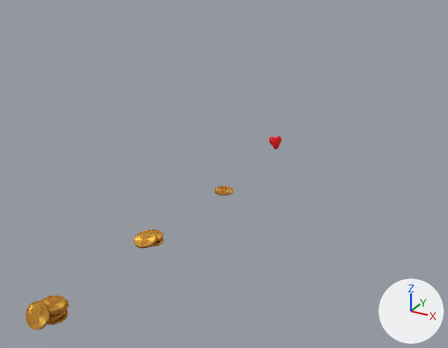
Before and after pictures for a commit that changed the Blender file src/img/Gold_01.blend.
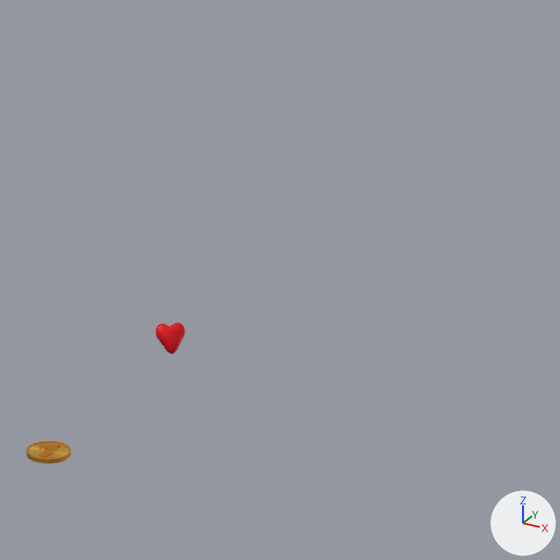
Each version appears first whole from a 50 mm lens placed at (22.0, -19.9, 21.1), pointed at (-5.6, 30.2, -4.0), and next in a close-up on the part from 45% to 98% of the width and 0% to 68% of the height. Lighting does not change. The marker at lower right points along +X, +Y and +Z. The close-ups show mesh edges as thin lines.

Objects in the first close-up: 'Coin.006', 'Sphere'.
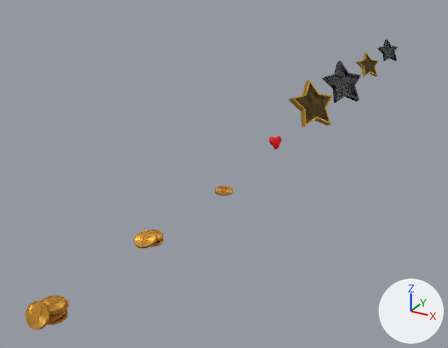
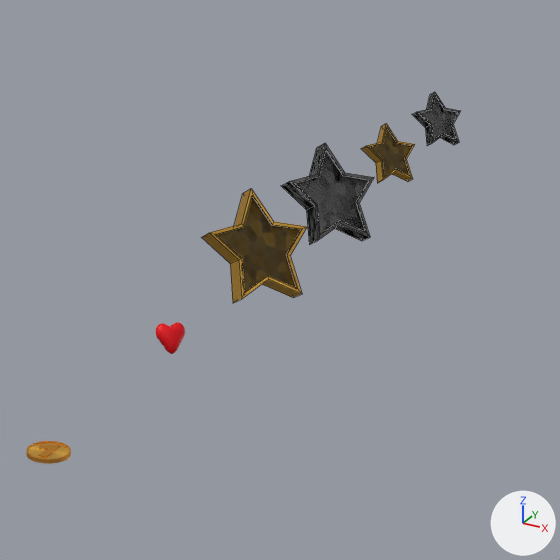
Commit message: add three stars to indicate victory

What differs and where, as boxes (x1, y1, x2, y2) in the close-ups (560 x 560 px):
'Cylinder', added: after (201, 189, 307, 303)
    faces in mat_star_win: (216, 197, 301, 293)
    faces in mat_gold_less_mirror: (201, 189, 307, 303)
'Cylinder.001', added: after (282, 143, 374, 245)
    faces in mat_star_lose: (282, 143, 374, 245)
'Cylinder.002', added: after (361, 124, 415, 183)
    faces in mat_star_win: (370, 129, 411, 177)
    faces in mat_gold_less_mirror: (361, 124, 415, 183)
'Cylinder.003', added: after (412, 92, 460, 146)
    faces in mat_star_lose: (412, 92, 460, 146)

Edits to the bpy script that builds the scene:
```text
Add mat_star_lose:
    mat_star_lose = bpy.data.materials.new('Star-Lose')
    # nodes: BsdfPrincipled, OutputMaterial, TexVoronoi
    # colours: grey #818181
Add mat_star_win:
    mat_star_win = bpy.data.materials.new('Star-Win')
    # nodes: BsdfPrincipled, OutputMaterial, TexVoronoi
    # colours: dark yellow #745c20
Add me_cylinder_006:
    me_cylinder_006.from_pydata(...)  # 40 vertices, 32 faces; spans x -1.81..1.81, y -1.91..1.54, z -0.25..0.25
    # faces by material slot: [31, 1]
    me_cylinder_006.materials.append(mat_star_lose)
    me_cylinder_006.materials.append(mat_star_lose)
Add me_cylinder_002:
    me_cylinder_002.from_pydata(...)  # 40 vertices, 32 faces; spans x -1.81..1.81, y -1.91..1.54, z -0.25..0.25
    # faces by material slot: [31, 1]
    me_cylinder_002.materials.append(mat_gold_less_mirror)
    me_cylinder_002.materials.append(mat_star_win)
Add me_cylinder_003:
    me_cylinder_003.from_pydata(...)  # 40 vertices, 32 faces; spans x -1.81..1.81, y -1.91..1.54, z -0.25..0.25
    # faces by material slot: [31, 1]
    me_cylinder_003.materials.append(mat_gold_less_mirror)
    me_cylinder_003.materials.append(mat_star_win)
Add ob_cylinder_003:
    ob_cylinder_003 = bpy.data.objects.new('Cylinder.003', me_cylinder_006)
    ob_cylinder_003.location = (-0.45, 70.45, 1.13)
    ob_cylinder_003.rotation_euler = (-0.35, -0.987, 2.991)  # degrees (-20, -57, 171)
    ob_cylinder_003.scale = (0.95, 0.95, 0.95)
Add ob_cylinder_002:
    ob_cylinder_002 = bpy.data.objects.new('Cylinder.002', me_cylinder_002)
    ob_cylinder_002.location = (-0.45, 60.45, 1.13)
    ob_cylinder_002.rotation_euler = (-0.35, -0.987, 2.991)  # degrees (-20, -57, 171)
    ob_cylinder_002.scale = (0.95, 0.95, 0.95)
Add ob_cylinder_001:
    ob_cylinder_001 = bpy.data.objects.new('Cylinder.001', me_cylinder_006.copy())
    ob_cylinder_001.location = (-0.45, 50.45, 1.13)
    ob_cylinder_001.rotation_euler = (-0.35, -0.987, 2.991)  # degrees (-20, -57, 171)
    ob_cylinder_001.scale = (1.46, 1.46, 1.46)
Add ob_cylinder:
    ob_cylinder = bpy.data.objects.new('Cylinder', me_cylinder_003)
    ob_cylinder.location = (-0.45, 40.45, 1.13)
    ob_cylinder.rotation_euler = (-0.35, -0.987, 2.991)  # degrees (-20, -57, 171)
    ob_cylinder.scale = (1.46, 1.46, 1.46)
```
